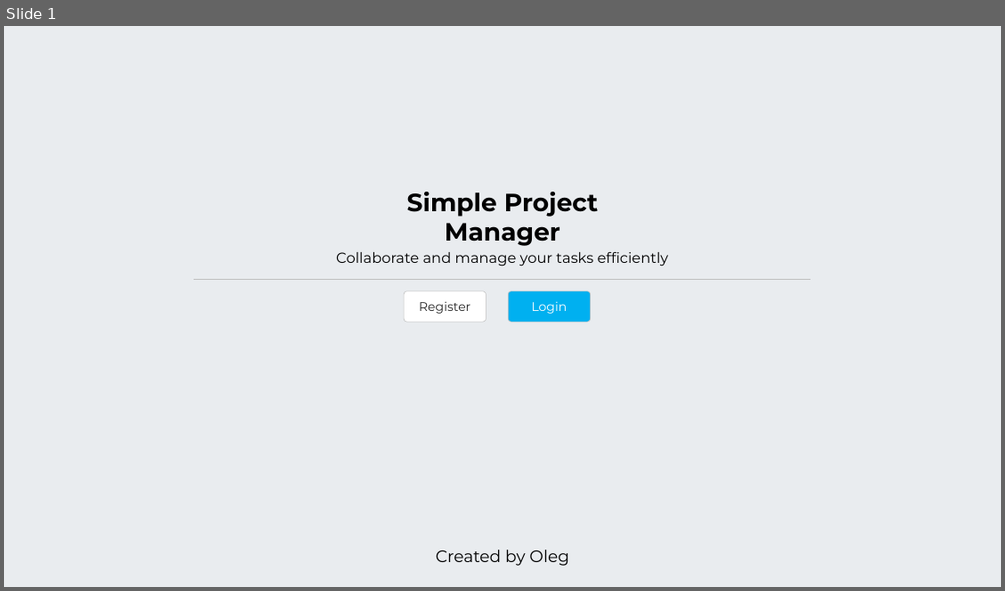
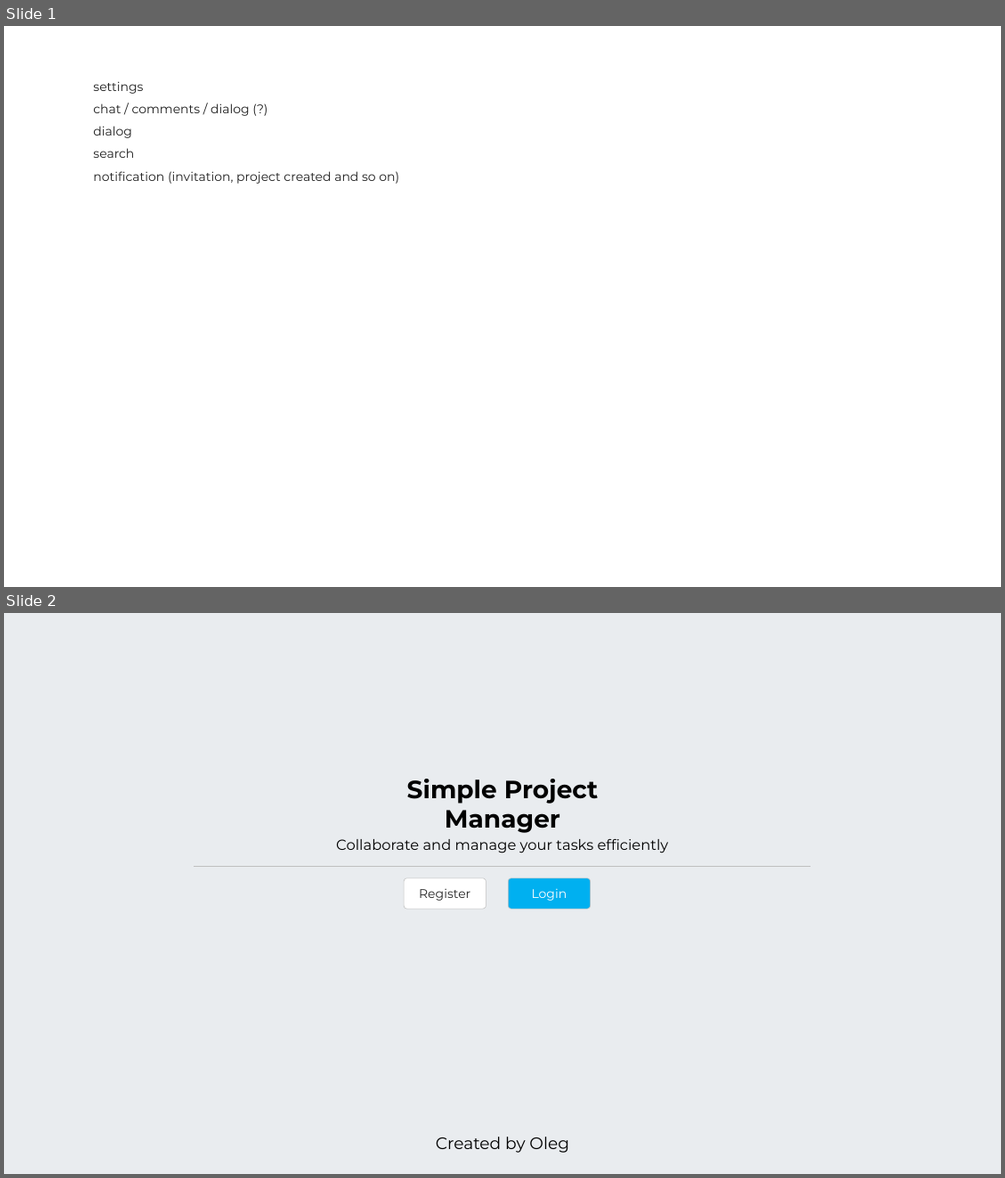
Before and after one commit to oiivantsov/porject-manager, a slide deck: frontend/uidesign.pptx. Shown one above the other, each under a label of ours: slide 1 before the commit, slides 1 and 2 after it. The pictures are 1005x591 and 1005x1178 pixels, drawn with LibreOffice and Linux fonts; fonts in the diff are those of the drawing. Boxes give left, top, right and bottom in pixels: in the first picture for what was removed or moved away, otherwise in the second. Text is boxed around its words. In the diff, an @@ line names an element or a change of style, - is before the commit and + after.

```diff
--- a/frontend/uidesign.pptx
+++ b/frontend/uidesign.pptx
@@ slide 1 added at [4, 26, 1001, 587], background #FFFFFF @@
@@ text added at [93, 81, 399, 184], 12 pt, text #1F1F1F @@
+settings
+chat / comments / dialog (?)
+dialog
+search
+notification (invitation, project created and so on)
@@ what was slide 1 is now slide 2 @@
```
Also in this commit, not shown: 2 slides changed.
